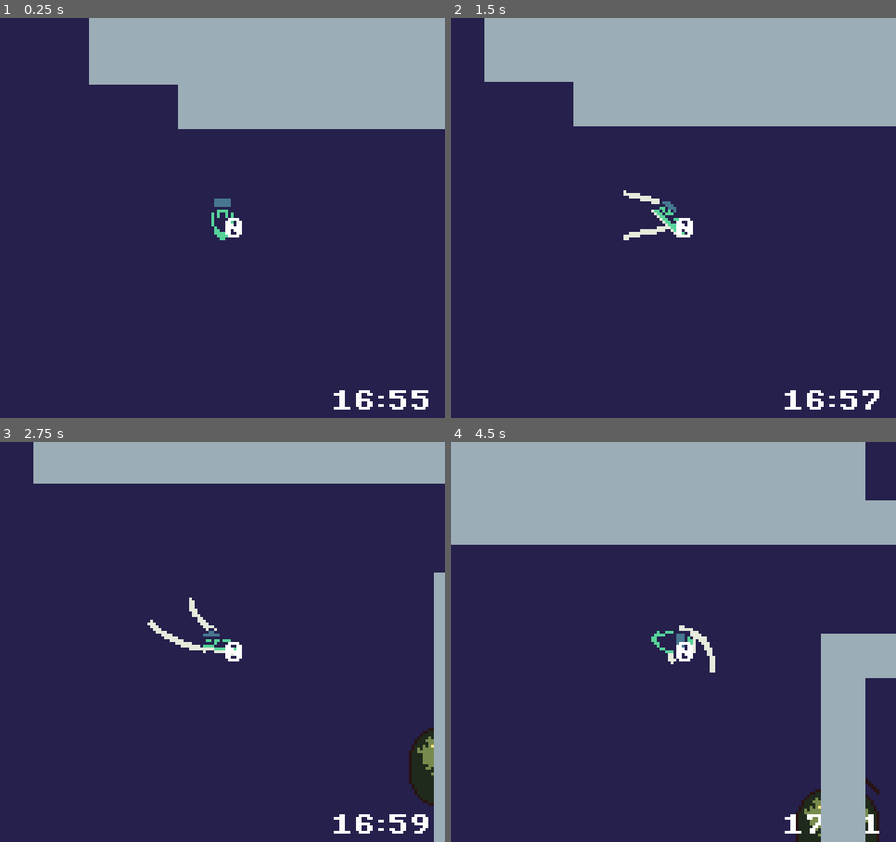
Above: before the commit, frames 1-4 (two rows, left to right).
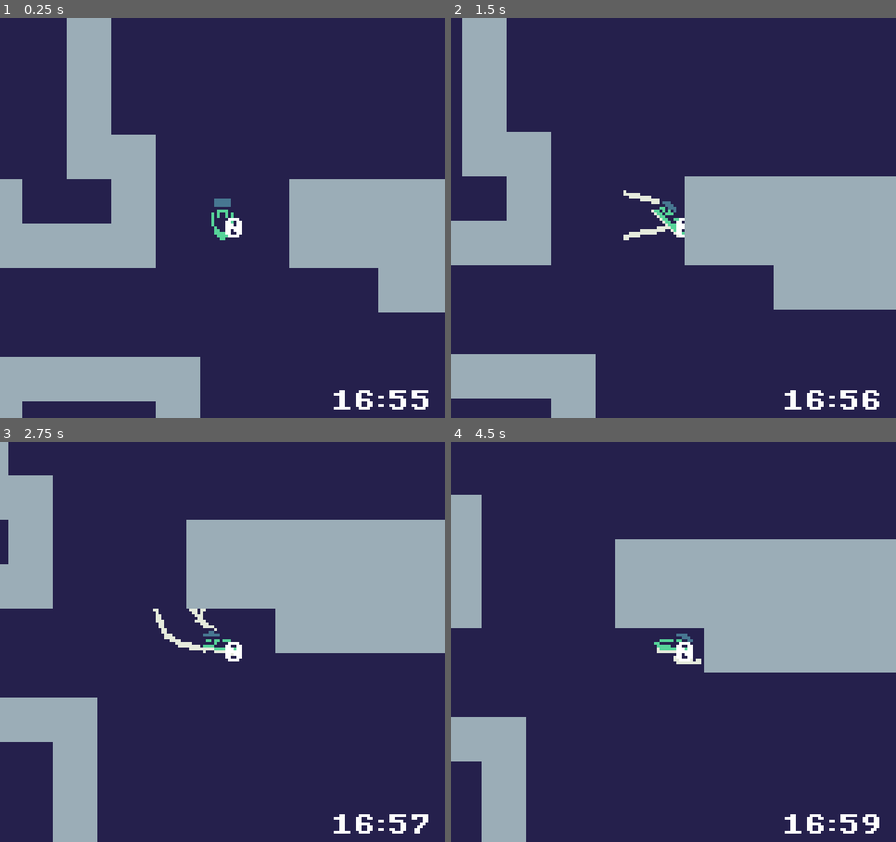
Above: after the commit, the same moments.

Repository: andrebariani/gbjam_12_spooky_fishing
Game: Godot game, scene res://scenes/test_scene.tscn
Same seed, same stepped clock (60 frames per second), same inputs: the game is played once before the commit and once after it. This scene is started directly instead of the project's main scene.
Inputs:
- Up to frame 1 (0.25 s): no input
- Up to frame 2 (1.5 s): tap Enter at 0.5 s; hold Right (right) 0.53-1.28 s; tap Z (A) at 0.6 s; tap X (B) at 0.8, 1.35 s; hold Down (down) from 1.28 s (still down)
- Up to frame 3 (2.75 s): tap Z (A) at 1.55, 2.1 s; release Down (down) at 2.03 s; hold Right (right) from 2.03 s (still down); tap X (B) at 2.3 s
- Up to frame 4 (4.5 s): release Right (right) at 2.78 s; hold Up (up) 2.78-3.53 s; tap X (B) at 2.85, 3.8, 4.35 s; tap Z (A) at 3.05, 3.6 s; hold Left (left) from 3.53 s (still down)

The runs differ from the first frame. In frame 1, 44% of the frame differs, in the area x 0-100%, y 0-100%; in frame 2, 48%; in frame 3, 37%; in frame 4, 50%.

Commit message:
fishing minigame added

Diff:
--- a/scenes/entities/fish/Lungfish.tres
+++ b/scenes/entities/fish/Lungfish.tres
@@ -1,12 +1,14 @@
-[gd_resource type="Resource" script_class="FishData" load_steps=3 format=3 uid="uid://dqvg82tmdvvr3"]
+[gd_resource type="Resource" script_class="FishData" load_steps=4 format=3 uid="uid://dqvg82tmdvvr3"]
 
 [ext_resource type="Script" path="res://scenes/entities/fish/fish_data.gd" id="1_4e5v4"]
 [ext_resource type="Resource" uid="uid://do6402ag5uvm5" path="res://scenes/items/maggot.tres" id="1_ahw2q"]
+[ext_resource type="Texture2D" uid="uid://uxjkd1thsbg0" path="res://assets/test-sprite.png" id="3_lu1k4"]
 
 [resource]
 script = ExtResource("1_4e5v4")
 id = &"lungfish"
 name = "Piramboia"
+sprite = ExtResource("3_lu1k4")
 description = "A snake-like fish with a nasty bite."
 is_moochable = false
 stamina = 0.0
--- a/scenes/entities/fish/ZombieWrasse.tres
+++ b/scenes/entities/fish/ZombieWrasse.tres
@@ -9,14 +9,14 @@
 name = "Zombie Wrasse"
 description = "A slow but agressive creature. It won't stop until it devours all."
 is_moochable = false
-stamina = 0.0
+stamina = 200.0
 bait = ExtResource("1_1i5le")
 behavior = "Static"
 size_centimeters = 12.0
 is_fixed_attempts = false
-max_attempts = 2
-min_interval = 8.0
-max_interval = 10.0
+max_attempts = 1
+min_interval = 1.0
+max_interval = 2.0
 hook_window = 1.5
 shadow_size = 3
 rarity = 2
--- a/scenes/entities/player/player_boat.gd
+++ b/scenes/entities/player/player_boat.gd
@@ -45,6 +45,7 @@
 
 func _ready():
 	sm.init(self)
+	SignalBus.fish_hooked.connect(_on_fish_hooked)
 
 
 func _process(_delta: float) -> void:
@@ -59,6 +60,8 @@
 	castLabel.text = str(cast_power)
 	posLabel.text = str("%.1f" % global_position.x, ", ",  "%.1f" % global_position.y)
 
+func _on_fish_hooked(_fish: FishData):
+	print_debug('Caught a ', _fish.name)
 
 func spawn_tackle(_dir := Vector2.ZERO):
 	var tackle: Tackle = TACKLE_TSCN.instantiate()
@@ -77,16 +80,7 @@
 
 
 func update_inputs():
-	#if ControllerManager.is_controller_active():
-		#inputs.dirv.x = Input.get_axis("move_left_controller", "move_right_controller")
-		#inputs.dirv.y = Input.get_axis("move_up_controller", "move_down_controller")
-		#if inputs.dirv.length() < 0.3:
-			#inputs.dirv = Vector2.ZERO
-	#else:
-		#inputs.dirv.x = Input.get_axis("move_left", "move_right")
-		#inputs.dirv.y = Input.get_axis("move_up", "move_down")
 	inputs.dirv = Input.get_vector("left", "right", "up", "down")
-
 
 	for i_p in inputs.pressed:
 		inputs.pressed[i_p] = Input.is_action_pressed(i_p)
--- a/scenes/entities/player/player_boat.tscn
+++ b/scenes/entities/player/player_boat.tscn
@@ -12,7 +12,7 @@
 [ext_resource type="Script" path="res://scenes/entities/player/states/fishing.gd" id="10_l23x7"]
 
 [sub_resource type="RectangleShape2D" id="RectangleShape2D_gmrwm"]
-size = Vector2(8, 16)
+size = Vector2(6, 10)
 
 [sub_resource type="Curve" id="Curve_log4j"]
 _data = [Vector2(0, 1), 0.0, -0.505495, 0, 0, Vector2(1, 0.494505), -0.505495, 0.0, 0, 0]
--- a/scenes/entities/player/states/cast.gd
+++ b/scenes/entities/player/states/cast.gd
@@ -8,6 +8,9 @@
 func begin():
 	var e: PlayerBoat = entity
 	button_was_pressed = e.get_input(e.input_start, 'pressed')
+
+	e.arrow_sprite.rotation = e.sprite.rotation
+	cast_dir = Vector2.from_angle(e.arrow_sprite.rotation)
 
 	e.cast_power = 0
 
--- a/scenes/entities/player/states/fishing.gd
+++ b/scenes/entities/player/states/fishing.gd
@@ -19,7 +19,7 @@
 		if e.tackle_instance.state != e.tackle_instance.LAUNCH:
 			if e.global_position.distance_to(e.tackle_instance.global_position) <= 8:
 				e.despawn_tackle()
-				end("Idle")
+				end("Cast")
 				return
 	else:
-		end("Idle")
+		end("Cast")
--- a/scenes/entities/shadow/bite.gd
+++ b/scenes/entities/shadow/bite.gd
@@ -14,7 +14,7 @@
 
 	e.play_despawn_anim()
 
-	bait.bite()
+	bait.bite(e.fish)
 
 	biteTimer.start(e.fish.hook_window)
 
@@ -27,7 +27,6 @@
 
 	if bait:
 		if bait.hooked:
-			print_debug('You caught a ', e.fish.name)
 			biteTimer.stop()
 			bait.despawn()
 			e.call_deferred("queue_free")
--- a/scenes/entities/tackle/tackle.gd
+++ b/scenes/entities/tackle/tackle.gd
@@ -28,6 +28,7 @@
 
 var is_moving := false
 var hooked := false
+var hooked_fish: FishData = null
 
 var entity: PlayerBoat = null
 
@@ -74,6 +75,7 @@
 		BITE:
 			if e.get_input(e.input_start, "just_pressed"):
 				hooked = true
+				SignalBus.fish_hooked.emit(hooked_fish)
 
 
 func despawn():
@@ -81,8 +83,9 @@
 	e.despawn_tackle()
 
 
-func bite():
+func bite(_fish: FishData):
 	hooked = false
+	hooked_fish = _fish
 	state = BITE
 	collision.disabled = false
 	sprite.visible = false
--- a/scenes/global/signal_bus.gd
+++ b/scenes/global/signal_bus.gd
@@ -1,5 +1,8 @@
 extends Node
 
 @warning_ignore("unused_signal")
-
 signal hour_passed(prev_hour)
+@warning_ignore("unused_signal")
+signal fish_hooked(fish: FishData)
+@warning_ignore("unused_signal")
+signal minigame_completed(got_caught: bool, fish: FishData)
--- a/scenes/test_scene.tscn
+++ b/scenes/test_scene.tscn
@@ -1,8 +1,8 @@
-[gd_scene load_steps=11 format=4 uid="uid://bplpfbcxas5l1"]
+[gd_scene load_steps=10 format=4 uid="uid://bplpfbcxas5l1"]
 
-[ext_resource type="Shader" path="res://scenes/test_scene.gdshader" id="1_1ddho"]
-[ext_resource type="Texture2D" uid="uid://uxjkd1thsbg0" path="res://assets/test-sprite.png" id="1_phtu1"]
+[ext_resource type="Script" path="res://scenes/world/world.gd" id="1_riv68"]
 [ext_resource type="Theme" uid="uid://bvvyqt4hg2j5s" path="res://scenes/ui/deafult_theme.tres" id="5_xu7kl"]
+[ext_resource type="PackedScene" uid="uid://5pgojha1nxq3" path="res://scenes/ui/fish_reeling_scene.tscn" id="6_8uet0"]
 [ext_resource type="Script" path="res://scenes/ui/test_time.gd" id="6_npblf"]
 [ext_resource type="PackedScene" uid="uid://blk5upqrse004" path="res://scenes/entities/player/player_boat.tscn" id="6_plco2"]
 [ext_resource type="PackedScene" uid="uid://cj01if0kcqan3" path="res://scenes/zones/fish_spawn_zone.tscn" id="6_stfgv"]
@@ -10,29 +10,19 @@
 [ext_resource type="Resource" uid="uid://dnychxls0ov2c" path="res://scenes/entities/fish/Redrum.tres" id="8_ynbb0"]
 [ext_resource type="Resource" uid="uid://c2qvl1oea71dt" path="res://scenes/entities/fish/ZombieWrasse.tres" id="11_u6fg8"]
 
-[sub_resource type="ShaderMaterial" id="ShaderMaterial_7n752"]
-shader = ExtResource("1_1ddho")
-shader_parameter/original_0 = Color(0, 0, 0, 1)
-shader_parameter/original_1 = Color(0.411765, 0.415686, 0.415686, 1)
-shader_parameter/original_2 = Color(0.729412, 0.729412, 0.729412, 1)
-shader_parameter/original_3 = Color(1, 1, 1, 1)
-shader_parameter/original_4 = null
-shader_parameter/replace_0 = Color(0.160784, 0.0745098, 0.0705882, 1)
-shader_parameter/replace_1 = Color(0.121569, 0.164706, 0.109804, 1)
-shader_parameter/replace_2 = Color(0.470588, 0.545098, 0.301961, 1)
-shader_parameter/replace_3 = Color(1, 0.905882, 0.521569, 1)
-shader_parameter/replace_4 = null
+[node name="TestWorld" type="Node2D"]
+process_mode = 3
+script = ExtResource("1_riv68")
 
-[node name="TestScene" type="Node2D"]
+[node name="FishReelingScene" parent="." instance=ExtResource("6_8uet0")]
+visible = false
 
-[node name="Sprite2D" type="Sprite2D" parent="."]
-material = SubResource("ShaderMaterial_7n752")
-position = Vector2(134, 70)
-texture = ExtResource("1_phtu1")
+[node name="World" type="Node2D" parent="."]
 
-[node name="PlayerBoat" parent="." instance=ExtResource("6_plco2")]
+[node name="PlayerBoat" parent="World" instance=ExtResource("6_plco2")]
+position = Vector2(-72, -66)
 
-[node name="time" type="Label" parent="PlayerBoat"]
+[node name="time" type="Label" parent="World/PlayerBoat"]
 offset_left = 39.0
 offset_top = 62.0
 offset_right = 94.0
@@ -41,26 +31,26 @@
 text = "00:00"
 script = ExtResource("6_npblf")
 
-[node name="Camera2D" type="Camera2D" parent="PlayerBoat"]
+[node name="PlayerCamera" type="Camera2D" parent="World/PlayerBoat"]
 
-[node name="ForsakenPond" parent="." instance=ExtResource("6_stfgv")]
+[node name="ForsakenPond" parent="World" instance=ExtResource("6_stfgv")]
 zone_name = "Forsaken Pond"
 possible_fishes = Array[ExtResource("7_c3yyp")]([ExtResource("8_ynbb0"), ExtResource("11_u6fg8")])
 
-[node name="WallLayer" parent="ForsakenPond" index="0"]
+[node name="WallLayer" parent="World/ForsakenPond" index="0"]
 tile_map_data = PackedByteArray()
 
-[node name="SpawnLayer" parent="ForsakenPond" index="1"]
+[node name="SpawnLayer" parent="World/ForsakenPond" index="1"]
 tile_map_data = PackedByteArray("AADk//z/AAABAAEAAADk//3/AAABAAEAAADk//7/AAABAAEAAADk////AAABAAEAAADk/wAAAAABAAEAAADk/w …(3184 unchanged characters)…
 
-[node name="StyxRiver" parent="." instance=ExtResource("6_stfgv")]
+[node name="StyxRiver" parent="World" instance=ExtResource("6_stfgv")]
 zone_name = "Styx River"
 
-[node name="WallLayer" parent="StyxRiver" index="0"]
+[node name="WallLayer" parent="World/StyxRiver" index="0"]
 tile_map_data = PackedByteArray("AAAKAAAAAQAAAAEAAAAIAAkAAQAAAAEAAAD6/wAAAQAAAAEAAAD6/wEAAQAAAAEAAAD6/wIAAQAAAAEAAAD6/w …(4368 unchanged characters)…
 
-[node name="SpawnLayer" parent="StyxRiver" index="1"]
+[node name="SpawnLayer" parent="World/StyxRiver" index="1"]
 tile_map_data = PackedByteArray("AAD5/+3/AAABAAEAAAD5/+7/AAABAAEAAAD5/+//AAABAAEAAAD5//D/AAABAAEAAAD5//H/AAABAAEAAAD5// …(2832 unchanged characters)…
 
-[editable path="ForsakenPond"]
-[editable path="StyxRiver"]
+[editable path="World/ForsakenPond"]
+[editable path="World/StyxRiver"]
--- a/scenes/ui/fish_reeling_scene.gd
+++ b/scenes/ui/fish_reeling_scene.gd
@@ -43,7 +43,7 @@
 	RESULT
 }
 
-var state = REST
+var state = WAIT
 
 var distance = 50
 var distance_rate = 10
@@ -55,11 +55,14 @@
 var stamina_rate = 2
 
 
-func init(_fish):
+func start(_fish):
+	self.visible = true
+	bg.visible = true
 	fish = _fish
-	print_debug(fish.stamina)
 	max_stamina = fish.stamina
 	stamina = max_stamina
+
+	distance = 50
 
 	if fish.sprite:
 		sprite.texture = fish.sprite
@@ -71,12 +74,20 @@
 
 		sprite.position = Vector2(frame_size.x / 2, 0)
 
-func _ready():
-	init(fish)
-	#if fish:
-		##print_debug(fish.stamina)
-		#max_stamina = fish.stamina
-		#stamina = max_stamina
+	$AnimationPlayer.play("begin")
+
+func reset():
+	state = WAIT
+	self.visible = false
+	bg.visible = false
+
+	distance = 50
+	line_tension = 0
+
+#func _ready():
+	#bg.visible = self.visible
+	#state = WAIT
+	#start(fish)
 
 var button_pressed = false
 var tug_just_pressed = false
@@ -90,7 +101,7 @@
 
 	match state:
 		WAIT:
-			return
+			pass
 		REST:
 			if button_pressed:
 				add_distance(distance_rate, delta)
@@ -149,16 +160,16 @@
 	animate_body(delta)
 
 	if line_tension >= 100 or distance <= 0:
-		print_debug('It got away...')
-		state = RESULT
-		play_got_away_anim()
-		flailTimer.stop()
-		struggleTimer.stop()
-	elif distance >= 100:
-		print_debug('You got a ', fish.name)
 		state = RESULT
 		flailTimer.stop()
 		struggleTimer.stop()
+		play_got_away_anim()
+		#SignalBus.minigame_completed.emit(true, fish)
+	elif distance >= 100:
+		state = RESULT
+		flailTimer.stop()
+		struggleTimer.stop()
+		SignalBus.minigame_completed.emit(true, fish)
 
 
 var sprite_flip = false
@@ -172,6 +183,7 @@
 		hook_sprite.self_modulate = Color(hook_sprite.self_modulate, alpha)
 	else:
 		hook_sprite.self_modulate = Color(hook_sprite.self_modulate, 255)
+
 	if state == REST:
 		if sprite_flip != button_pressed:
 			sprite_flip = button_pressed
@@ -183,17 +195,16 @@
 
 
 func flip_fish():
-	tween = get_tree().create_tween()
-	tween.stop()
 	if sprite_flip:
 		play_flip_anim(206, -1, 0.3)
 	else:
 		play_flip_anim(123, 1, 0.3)
-	tween.play()
 
 
 func play_flip_anim(point_x, _scale, _duration := 0.3):
+	print_debug('FLIP')
 	tween = get_tree().create_tween()
+	tween.set_pause_mode(Tween.TWEEN_PAUSE_PROCESS)
 	tween.stop()
 	tween.tween_property(sprite_fish_offset, 'scale', Vector2(_scale, 1), _duration) \
 		.set_ease(Tween.EASE_IN) \
@@ -202,9 +213,6 @@
 	tween.tween_property(hook_sprite, 'position', Vector2(point_x, 0), _duration) \
 		.set_ease(Tween.EASE_IN) \
 		.set_trans(Tween.TRANS_QUAD)
-	#tween.tween_property(sprite_fish_offset, 'position', Vector2(left_point_x, 0), _duration) \
-		#.set_ease(Tween.EASE_IN) \
-		#.set_trans(Tween.TRANS_QUAD)
 	tween.play()
 
 
@@ -212,6 +220,7 @@
 	hook_sprite.self_modulate = Color(hook_sprite.self_modulate, 255)
 	hook_sprite.frame = 1
 	tween = get_tree().create_tween()
+	tween.set_pause_mode(Tween.TWEEN_PAUSE_PROCESS)
 	tween.stop()
 	tween.tween_property(sprite, 'position', Vector2(-100, 160), 3) \
 		.set_ease(Tween.EASE_IN) \
@@ -221,6 +230,12 @@
 		.set_trans(Tween.TRANS_LINEAR)
 	tween.play()
 
+	await get_tree().create_timer(3.0, true).timeout
+
+	SignalBus.minigame_completed.emit()
+	state = WAIT
+	hook_sprite.frame = 0
+
 
 func _on_timer_timeout():
 	state = STRUGGLE
@@ -260,3 +275,7 @@
 	if input_name == 'dirv':
 		return inputs[input_name]
 	return inputs[state_name][input_name]
+
+
+func _on_animation_player_animation_finished(_anim_name):
+	state = REST
--- a/scenes/ui/fish_reeling_scene.tscn
+++ b/scenes/ui/fish_reeling_scene.tscn
@@ -7,9 +7,73 @@
 [ext_resource type="FontFile" uid="uid://oev3rdf5s6wf" path="res://assets/dogicapixel.otf" id="4_ylwgf"]
 [ext_resource type="Texture2D" uid="uid://dh1ytfrnfkg7i" path="res://assets/wave_1.png" id="5_vnr08"]
 
+[sub_resource type="Animation" id="Animation_t5kx1"]
+length = 0.001
+tracks/0/type = "value"
+tracks/0/imported = false
+tracks/0/enabled = true
+tracks/0/path = NodePath("Hook:position")
+tracks/0/interp = 1
+tracks/0/loop_wrap = true
+tracks/0/keys = {
+"times": PackedFloat32Array(0),
+"transitions": PackedFloat32Array(1),
+"update": 0,
+"values": [Vector2(123, 0)]
+}
+tracks/1/type = "value"
+tracks/1/imported = false
+tracks/1/enabled = true
+tracks/1/path = NodePath("ParallaxBackground:scroll_offset")
+tracks/1/interp = 1
+tracks/1/loop_wrap = true
+tracks/1/keys = {
+"times": PackedFloat32Array(0),
+"transitions": PackedFloat32Array(1),
+"update": 0,
+"values": [Vector2(0, 0)]
+}
+
+[sub_resource type="Animation" id="Animation_007l4"]
+resource_name = "begin"
+tracks/0/type = "value"
+tracks/0/imported = false
+tracks/0/enabled = true
+tracks/0/path = NodePath("Hook:position")
+tracks/0/interp = 1
+tracks/0/loop_wrap = true
+tracks/0/keys = {
+"times": PackedFloat32Array(0, 1),
+"transitions": PackedFloat32Array(1, 1),
+"update": 0,
+"values": [Vector2(250, 0), Vector2(123, 0)]
+}
+tracks/1/type = "value"
+tracks/1/imported = false
+tracks/1/enabled = true
+tracks/1/path = NodePath("ParallaxBackground:scroll_offset")
+tracks/1/interp = 1
+tracks/1/loop_wrap = true
+tracks/1/keys = {
+"times": PackedFloat32Array(0, 1),
+"transitions": PackedFloat32Array(1, 1),
+"update": 0,
+"values": [Vector2(-550, 5), Vector2(-500, 5)]
+}
+
+[sub_resource type="AnimationLibrary" id="AnimationLibrary_1iin2"]
+_data = {
+"RESET": SubResource("Animation_t5kx1"),
+"begin": SubResource("Animation_007l4")
+}
+
 [node name="FishReelingScene" type="Node2D"]
+process_mode = 3
 script = ExtResource("1_6doul")
 fish = ExtResource("2_uanna")
+
+[node name="Camera2D" type="Camera2D" parent="."]
+enabled = false
 
 [node name="Hook" type="Sprite2D" parent="."]
 z_index = -1
@@ -73,6 +137,8 @@
 one_shot = true
 
 [node name="ParallaxBackground" type="ParallaxBackground" parent="."]
+process_mode = 3
+follow_viewport_enabled = true
 
 [node name="Wave1" type="ParallaxLayer" parent="ParallaxBackground"]
 motion_scale = Vector2(2, 2)
@@ -115,5 +181,13 @@
 vframes = 4
 frame = 3
 
+[node name="CanvasLayer" type="CanvasLayer" parent="ParallaxBackground"]
+
+[node name="AnimationPlayer" type="AnimationPlayer" parent="."]
+libraries = {
+"": SubResource("AnimationLibrary_1iin2")
+}
+
 [connection signal="timeout" from="FlailTimer" to="." method="_on_flail_timer_timeout"]
 [connection signal="timeout" from="StruggleTimer" to="." method="_on_timer_timeout"]
+[connection signal="animation_finished" from="AnimationPlayer" to="." method="_on_animation_player_animation_finished"]
--- /dev/null
+++ b/scenes/world/world.gd
@@ -0,0 +1,36 @@
+extends Node2D
+
+@onready var playerCamera = $World/PlayerBoat/PlayerCamera
+
+@onready var world = $World
+@onready var reeling_minigame = $FishReelingScene
+
+
+func _ready():
+	playerCamera.make_current()
+
+	SignalBus.fish_hooked.connect(_on_fish_hooked)
+	SignalBus.minigame_completed.connect(_on_minigame_completed)
+
+
+func _physics_process(delta):
+	WorldTime._run(delta)
+
+
+func _on_fish_hooked(_fish: FishData):
+	get_tree().paused = true
+	world.visible = false
+	reeling_minigame.start(_fish)
+	playerCamera.enabled = false
+
+
+func _on_minigame_completed(got_caught: bool = false, _fish: FishData = null):
+	if got_caught:
+		print_debug('Caught a fish: ', _fish.name)
+	else:
+		print_debug('It got away...')
+
+	get_tree().paused = false
+	world.visible = true
+	reeling_minigame.reset()
+	playerCamera.enabled = true
--- a/scenes/zones/fish_spawn_zone.gd
+++ b/scenes/zones/fish_spawn_zone.gd
@@ -29,12 +29,6 @@
 		current_shadows[fish.id] = []
 
 	spawn_fishes()
-
-
-func _physics_process(delta):
-	WorldTime._run(delta)
-
-	#self.text = "%02d:%02d" % [WorldTime.hours, WorldTime.minutes]
 
 
 func _on_hour_passed(prev_hour):
Not shown: 1 places in scenes/ui/fish_reeling_scene.tscn that only renumber resources
